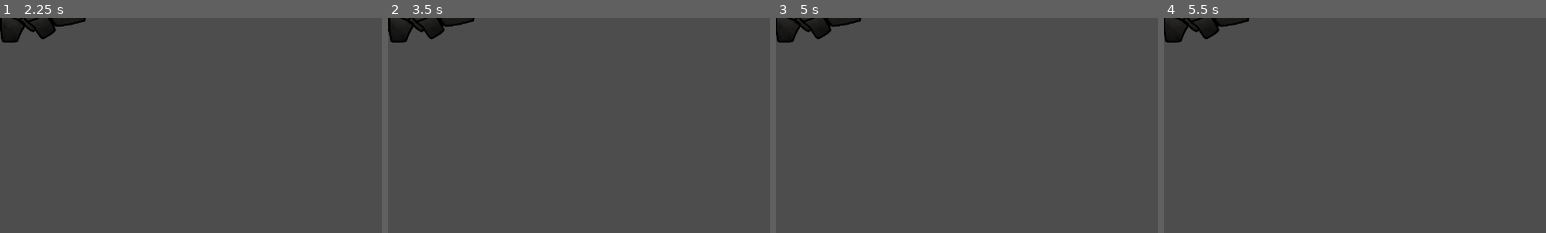
Above: before the commit, frames 1-4 (left to right).
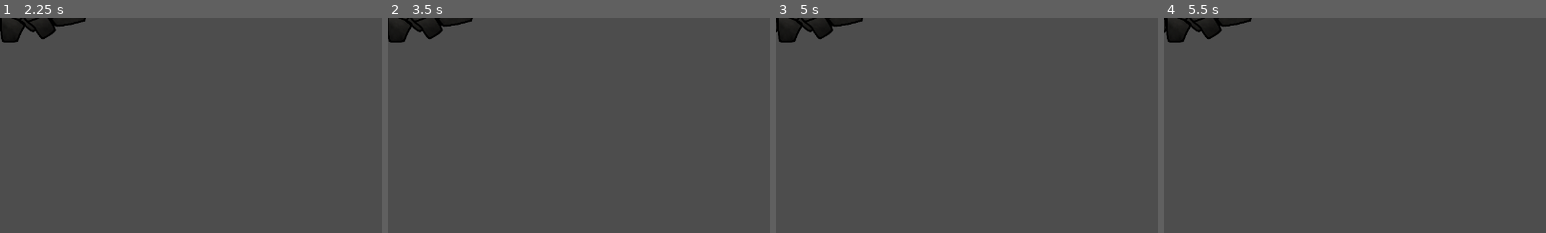
Above: after the commit, the same moments.

Repository: thecaptaincarrot/GMTK-2024-Game-Jam
Game: Godot game, scene res://Entities/Enemies/Wyrm/wyrm.tscn
The game is run twice, just before and just after one commit, with the same random seed, the same clock (stepped at 60 frames per second) and the same inputs. This scene is started directly instead of the project's main scene.
Inputs (mouse positions are % of the whole screen's width and height, from its top left):
- Up to frame 1 (2.25 s): tap Enter at 0.5, 2 s; move the mouse to (72, 45) at 0.52 s; tap S (camera_down) at 0.6 s; click (72, 45) at 0.67 s; tap Space at 1.25 s; drag from (30, 55) to (45, 70) at 1.27 s; move the mouse to (60, 28) at 2.02 s; tap D (camera_right) at 2.1 s; click (60, 28) at 2.17 s
- Up to frame 2 (3.5 s): drag from (45, 70) to (20, 35) at 2.77 s
- Up to frame 3 (5 s): move the mouse to (80, 65) at 3.52 s; hold Right mouse button (grab_camera) 3.53-4.25 s; click (80, 65) at 3.67 s; tap Space at 4.25 s; drag from (20, 35) to (35, 25) at 4.27 s
- Up to frame 4 (5.5 s): move the mouse to (55, 50) at 5.02 s; hold Mouse wheel up (zoom_in) from 5.03 s (still down); click (55, 50) at 5.17 s
The pictures show only the part of the screen within x 0-50%, y 0-50%; the shares and areas given below are measured in that part.

Frame 1 is identical in both runs. In frame 2, 0.3% of the frame differs, in the area x 0-23%, y 0-12%; in frame 3, 0.3%; in frame 4, 0.4%.
Error in both runs: Invalid call. Nonexistent function 'get_basic_gooblins' in base 'Nil'. (res://Entities/Enemies/Wyrm/wyrm.gd:22)

Commit message:
Even more adjustments
also a typo fix

Diff:
--- a/Entities/Enemies/Dragon/Dragon.tscn
+++ b/Entities/Enemies/Dragon/Dragon.tscn
@@ -1007,7 +1007,7 @@
 
 [node name="body1" type="Sprite2D" parent="Beast/Sprites" index="0"]
 z_index = -50
-position = Vector2(-78.2238, -58.482)
+position = Vector2(-78.2239, -58.482)
 rotation = -0.216791
 scale = Vector2(1.38172, 1.15094)
 texture = ExtResource("9_rmtai")
@@ -1017,7 +1017,7 @@
 
 [node name="body2" type="Sprite2D" parent="Beast/Sprites" index="1"]
 z_index = -49
-position = Vector2(-255.206, -126.765)
+position = Vector2(-255.207, -126.765)
 rotation = -0.0612839
 scale = Vector2(1.3813, 1.15081)
 texture = ExtResource("9_rmtai")
@@ -1080,7 +1080,7 @@
 
 [node name="legL" type="Sprite2D" parent="Beast/Sprites" index="8"]
 z_index = -55
-position = Vector2(-241.293, 88.9634)
+position = Vector2(-241.293, 88.9635)
 rotation = 0.427068
 scale = Vector2(1.381, 1.15054)
 texture = ExtResource("9_rmtai")
@@ -1098,7 +1098,7 @@
 
 [node name="footL" type="Sprite2D" parent="Beast/Sprites" index="10"]
 z_index = -53
-position = Vector2(-497.667, 392.883)
+position = Vector2(-497.668, 392.883)
 rotation = -0.052982
 scale = Vector2(1.39183, 1.15888)
 texture = ExtResource("9_rmtai")
@@ -1116,7 +1116,7 @@
 
 [node name="shinR" type="Sprite2D" parent="Beast/Sprites" index="12"]
 z_index = -39
-position = Vector2(-56.5799, 338.076)
+position = Vector2(-56.58, 338.076)
 rotation = 0.138848
 scale = Vector2(1.38048, 1.15033)
 texture = ExtResource("9_rmtai")
@@ -1125,7 +1125,7 @@
 
 [node name="footR" type="Sprite2D" parent="Beast/Sprites" index="13"]
 z_index = -38
-position = Vector2(-223.957, 455.289)
+position = Vector2(-223.958, 455.289)
 rotation = -0.0436863
 scale = Vector2(1.39067, 1.15853)
 texture = ExtResource("9_rmtai")
@@ -1143,7 +1143,7 @@
 
 [node name="shadow2" type="Sprite2D" parent="Beast/Sprites" index="15"]
 z_index = -47
-position = Vector2(-738.797, -120.892)
+position = Vector2(-738.798, -120.892)
 rotation = -0.414187
 scale = Vector2(1.38896, 1.15572)
 texture = ExtResource("9_rmtai")
--- a/Entities/Enemies/Slime/Slime.tscn
+++ b/Entities/Enemies/Slime/Slime.tscn
@@ -632,7 +632,6 @@
 z_index = -43
 position = Vector2(43.9982, -328.475)
 rotation = -0.0316538
-scale = Vector2(1, 1)
 texture = ExtResource("4_hw4sg")
 region_enabled = true
 region_rect = Rect2(368, 283, 102, 179)
--- a/Entities/Enemies/Wyrm/wyrm.tscn
+++ b/Entities/Enemies/Wyrm/wyrm.tscn
@@ -284,7 +284,7 @@
 node_connections = [&"Life", 0, &"Slammer", &"Life", 1, &"deadanim", &"Slammer", 0, &"idleanim", &"Slammer", 1, &"SlamMachine", &"output", 0, &"Life"]
 
 [sub_resource type="CircleShape2D" id="CircleShape2D_7d5ot"]
-radius = 195.04
+radius = 225.142
 
 [sub_resource type="SkeletonModification2DCCDIK" id="SkeletonModification2DCCDIK_uv2uo"]
 target_nodepath = NodePath("../IKTargets/headTarget")
@@ -412,8 +412,8 @@
 sprite_box = NodePath("Beast/Sprites")
 
 [node name="Beast" parent="." instance=ExtResource("2_l7r84")]
-min_retarget_time = 1.5
-max_retarget_time = 2.0
+min_retarget_time = 1.0
+max_retarget_time = 1.5
 attack_chance = 2
 blood_color = Color(0.122528, 0.920102, 0, 1)
 
@@ -422,6 +422,7 @@
 
 [node name="IdleState" type="Node" parent="Beast/StateMachine" index="0"]
 script = ExtResource("3_f2kur")
+slam_min_range = 200
 slam_max_range = 800
 track_height = 750
 animation = ""
@@ -431,7 +432,7 @@
 animation = ""
 hitbox = NodePath("../../HitboxComponent")
 attacker = NodePath("../../HitboxComponent/Attacker")
-damage = 30
+damage = 50
 fling_damage = 30
 
 [node name="StaggerState" type="Node" parent="Beast/StateMachine" index="2" node_paths=PackedStringArray("head_pointer")]
--- a/Globals/GooblinUpgrades.gd
+++ b/Globals/GooblinUpgrades.gd
@@ -56,7 +56,7 @@
 var base_climb_speed = 25.0
 var climb_speed_level = 0
 var climb_speed_increment = 15.0
-var shake_off_chance = 0.50 #Chance to be shaken off when an enemy attacks
+var shake_off_chance = 0.35 #Chance to be shaken off when an enemy attacks
 
 #Catapult Upgrades
 #PLACEHOLDER
@@ -120,7 +120,7 @@
 
 #Cost curve calculation functions
 func get_gooblin_attack_upgrade_cost():
-	return 1500 * (pow(gooblin_attack,2))
+	return 1200 * (pow(gooblin_attack,2))
 
 
 func get_gooblin_speed_upgrade_cost():
--- a/Screens/Combat/combat_screen.gd
+++ b/Screens/Combat/combat_screen.gd
@@ -75,7 +75,7 @@
 const ENEMY_HEALTH = [300,
 					  750,
 					  2200,
-					  4000,
+					  5000,
 					  9999,
 ]
 
--- a/Screens/OutOfCombat/blurb_box.gd
+++ b/Screens/OutOfCombat/blurb_box.gd
@@ -51,7 +51,7 @@
 				WEIGHT: Surprisingly light (and aerodynamic)\n
 				GOOP: Unclimbable\n
 				FEATURES:\n
-				\t- Lodged bones (do the come off if we hit them?)",
+				\t- Lodged bones (will they come off if we hit them?)",
 				"No Gooblin wants to begin to think what would happen if they got stuck inside this thing..."
 
 			]
Not shown: 1 places in Screens/Combat/combat_screen.tscn that only renumber resources
